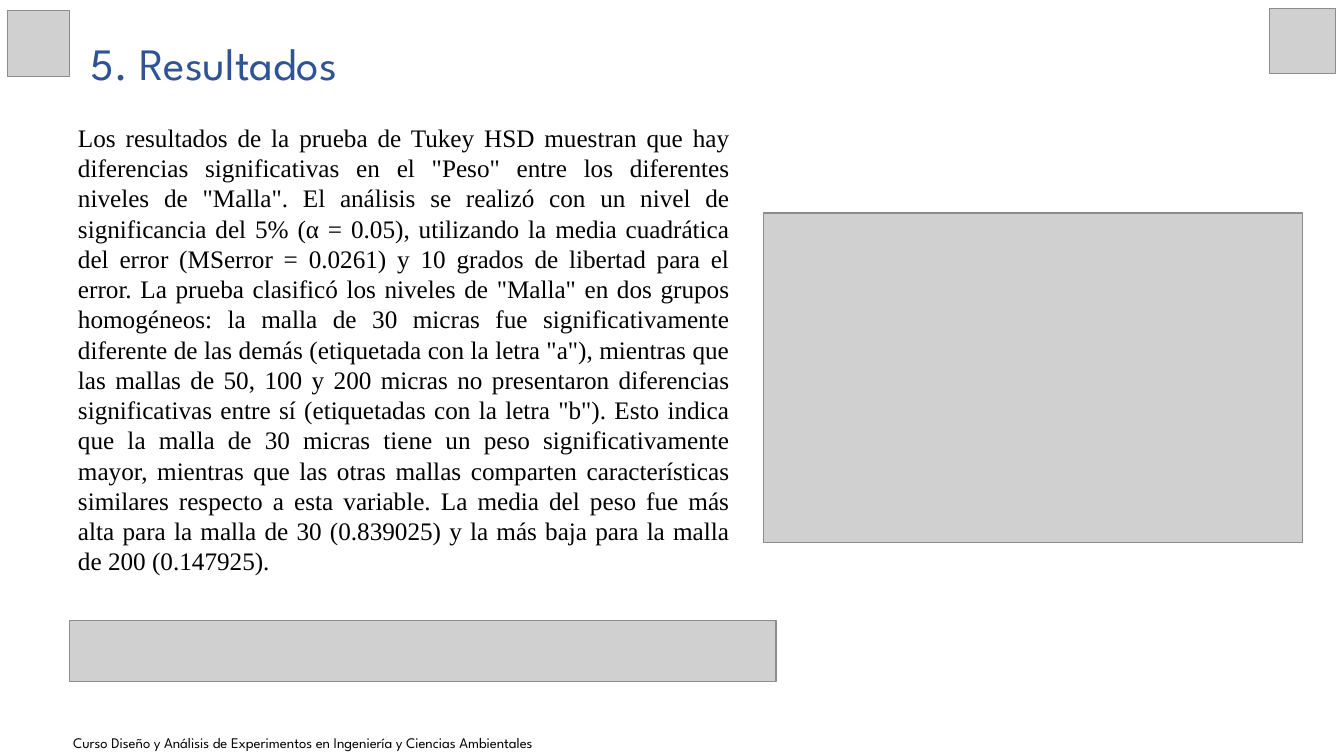
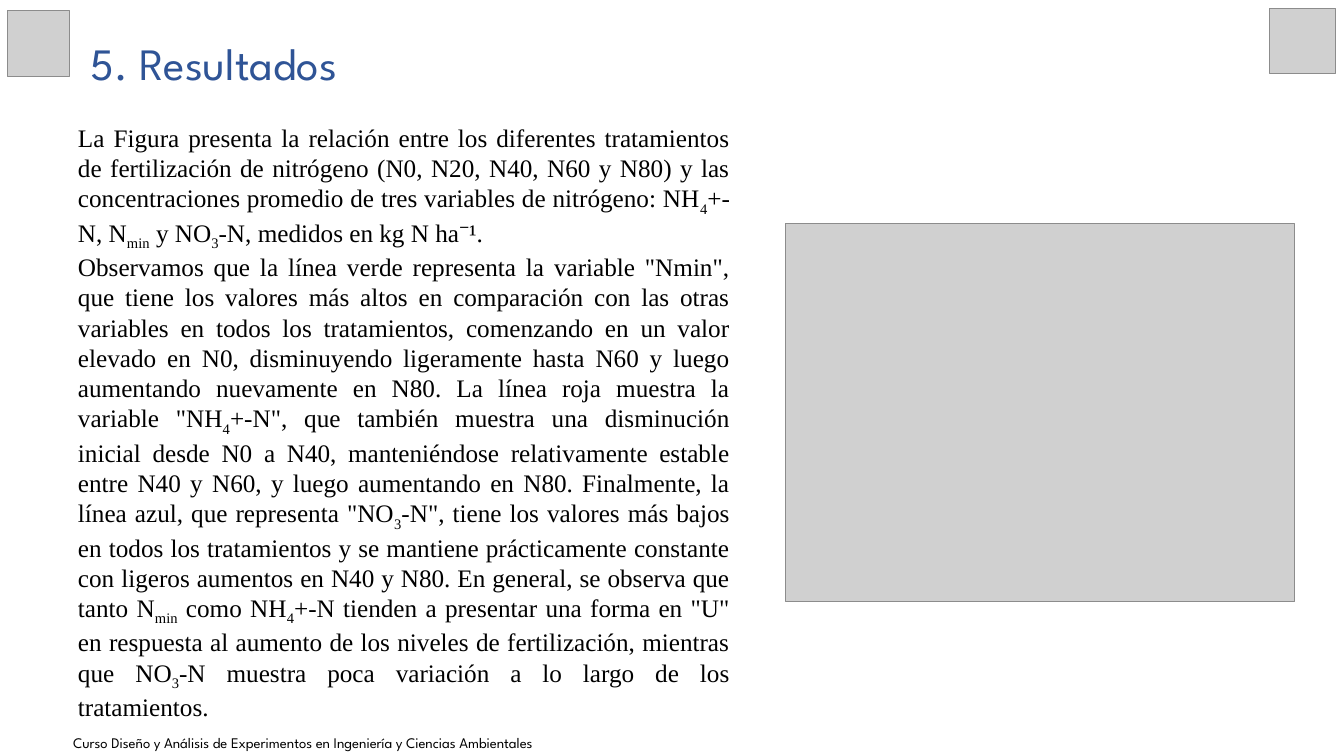
Before and after one commit to JoseZevallosR/Diseno_experimental, a slide deck: slide 11 of tarea4/04_Presentación_A_Estadístico_24_09_2024.pptx. Drawn at 1344x756 pixels with LibreOffice and Linux fonts; fonts in the diff are those of the drawing; grey boxes stand for pictures. Boxes give left, top, right and bottom in pixels: in the first picture for what was removed or moved away, otherwise in the second. Text is boxed around its words. In the diff, an @@ line names an element or a change of style, - is before the commit and + after.

```diff
--- a/tarea4/04_Presentación_A_Estadístico_24_09_2024.pptx
+++ b/tarea4/04_Presentación_A_Estadístico_24_09_2024.pptx
@@ text at <box>78,129,730,717</box>: text changed @@
-Los resultados de la prueba de Tukey HSD muestran que hay diferencias significativas en el "Peso" entre los diferentes niveles de "Malla". El análisis se realizó con un nivel de significancia del 5% (α = 0.05), utilizando la media cuadrática del error (MSerror = 0.0261) y 10 grados de libertad para el error. La prueba clasificó los niveles de "Malla" en dos grupos homogéneos: la malla de 30 micras fue significativamente diferente de las demás (etiquetada con la letra "a"), mientras que las mallas de 50, 100 y 200 micras no presentaron diferencias significativas entre sí (etiquetadas con la letra "b"). Esto indica que la malla de 30 micras tiene un peso significativamente mayor, mientras que las otras mallas comparten características similares respecto a esta variable. La media del peso fue más alta para la malla de 30 (0.839025) y la más baja para la malla de 200 (0.147925).
+La Figura presenta la relación entre los diferentes tratamientos de fertilización de nitrógeno (N0, N20, N40, N60 y N80) y las concentraciones promedio de tres variables de nitrógeno: NH4+-N, Nmin y NO3-N, medidos en kg N ha⁻¹.
+Observamos que la línea verde representa la variable "Nmin", que tiene los valores más altos en comparación con las otras variables en todos los tratamientos, comenzando en un valor elevado en N0, disminuyendo ligeramente hasta N60 y luego aumentando nuevamente en N80. La línea roja muestra la variable "NH4+-N", que también muestra una disminución inicial desde N0 a N40, manteniéndose relativamente estable entre N40 y N60, y luego aumentando en N80. Finalmente, la línea azul, que representa "NO3-N", tiene los valores más bajos en todos los tratamientos y se mantiene prácticamente constante con ligeros aumentos en N40 y N80. En general, se observa que tanto Nmin como NH4+-N tienden a presentar una forma en "U" en respuesta al aumento de los niveles de fertilización, mientras que NO3-N muestra poca variación a lo largo de los tratamientos.
@@ picture: place and size @@
-picture at <box>764,213,1304,542</box>
+picture at <box>786,224,1296,602</box>
@@ picture removed at <box>70,621,776,682</box> @@
```
Also in this commit, not shown: 7 other slides changed, 2 other files.
